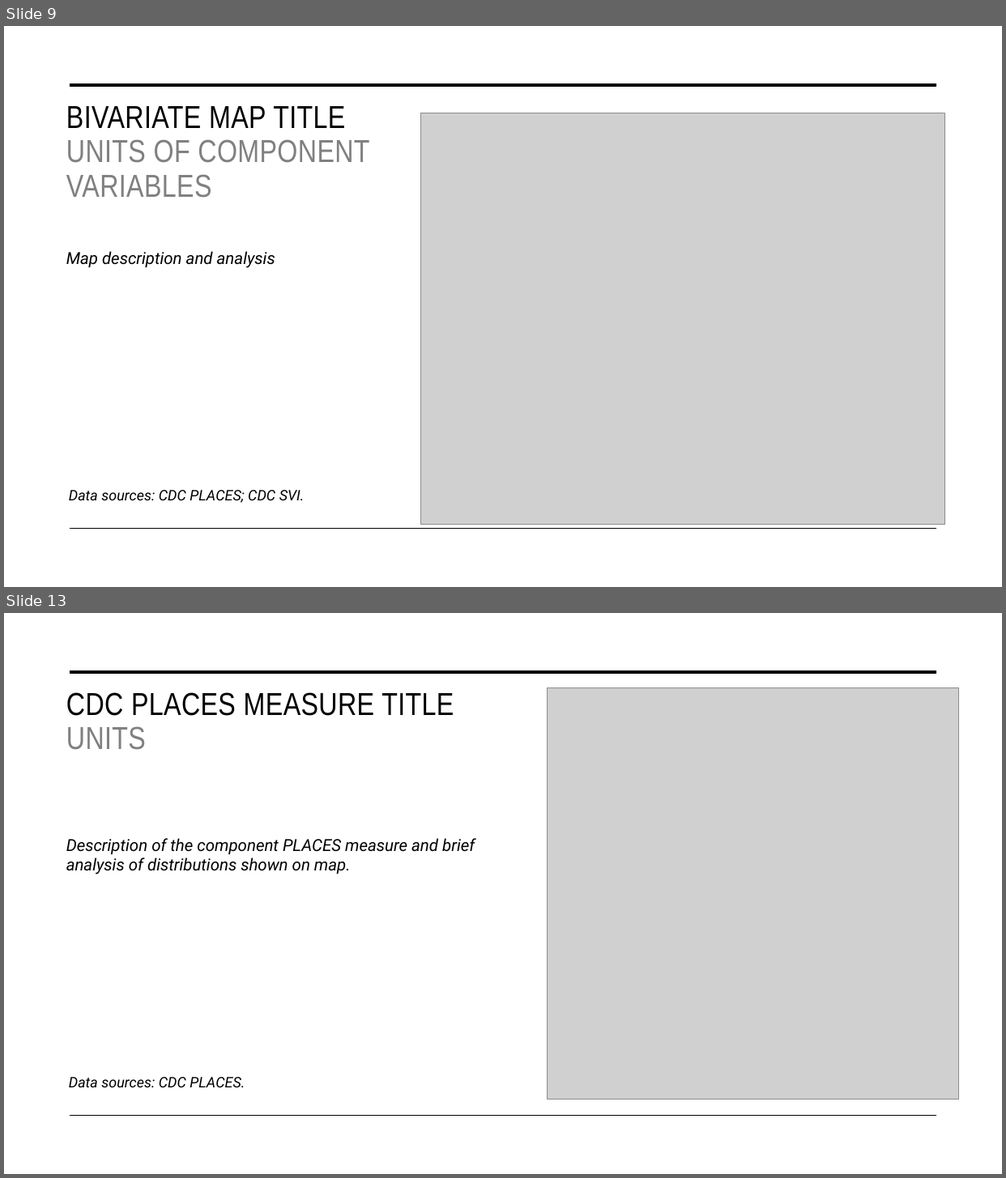
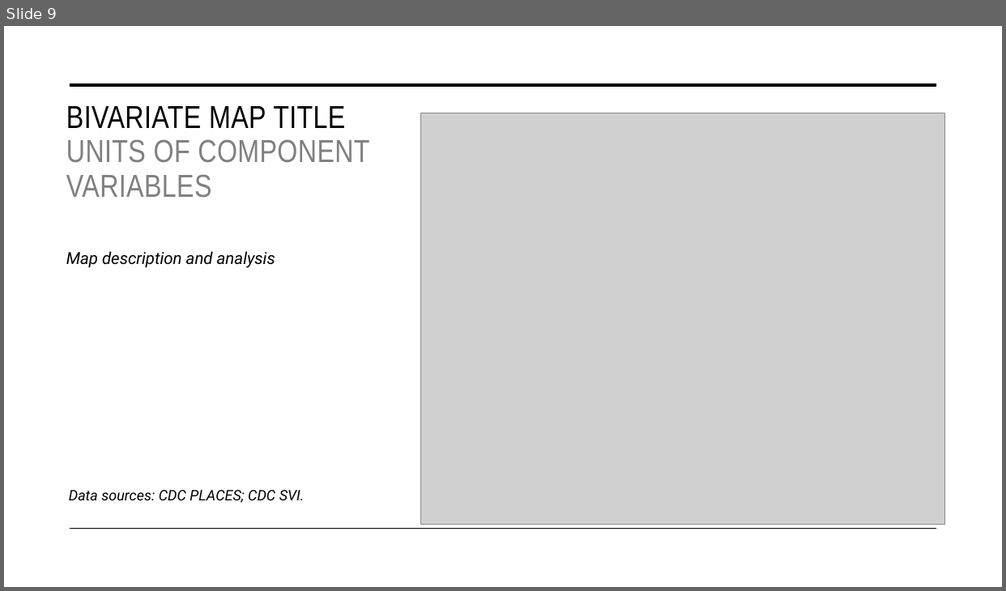
Before and after one commit to justenvirons/pedagogy, a slide deck: GEO346_2023_FallQuarter/Exercise_01/exercise01-template.pptx. Shown one above the other, each under a label of ours: slides 9 and 13 before the commit, slide 9 after it; the slides between them are not shown. The pictures are 1006x1178 and 1006x591 pixels, drawn with LibreOffice and Linux fonts; fonts in the diff are those of the drawing; grey boxes stand for pictures. Boxes give left, top, right and bottom in pixels: in the first picture for what was removed or moved away, otherwise in the second. Text is boxed around its words. In the diff, an @@ line names an element or a change of style, - is before the commit and + after.

```diff
--- a/GEO346_2023_FallQuarter/Exercise_01/exercise01-template.pptx
+++ b/GEO346_2023_FallQuarter/Exercise_01/exercise01-template.pptx
@@ slide 13 removed at (x1=4, y1=613, x2=1002, y2=1174), background #FFFFFF; not listed: 2 template elements that a slide beside it also shows @@
@@ title removed at (x1=66, y1=692, x2=454, y2=750) @@
-CDC PLACES MEASURE TITLE
-UNITS
@@ picture removed at (x1=548, y1=688, x2=959, y2=1100) @@
@@ text removed at (x1=66, y1=838, x2=475, y2=875) @@
-Description of the component PLACES measure and brief analysis of distributions shown on map.
@@ text removed at (x1=69, y1=1077, x2=245, y2=1088) @@
-Data sources: CDC PLACES.
```
Also in this commit, not shown: 1 slide changed, 5 other slides removed, 4 other files.
